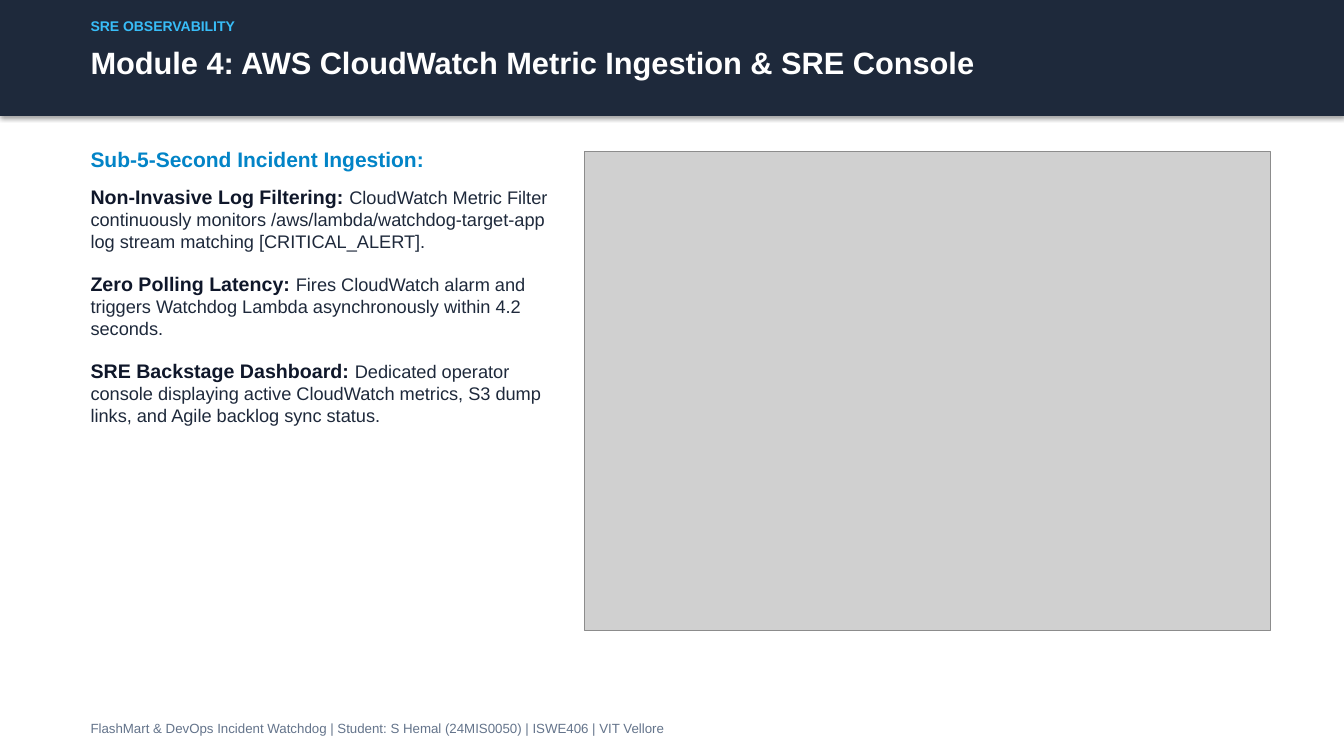
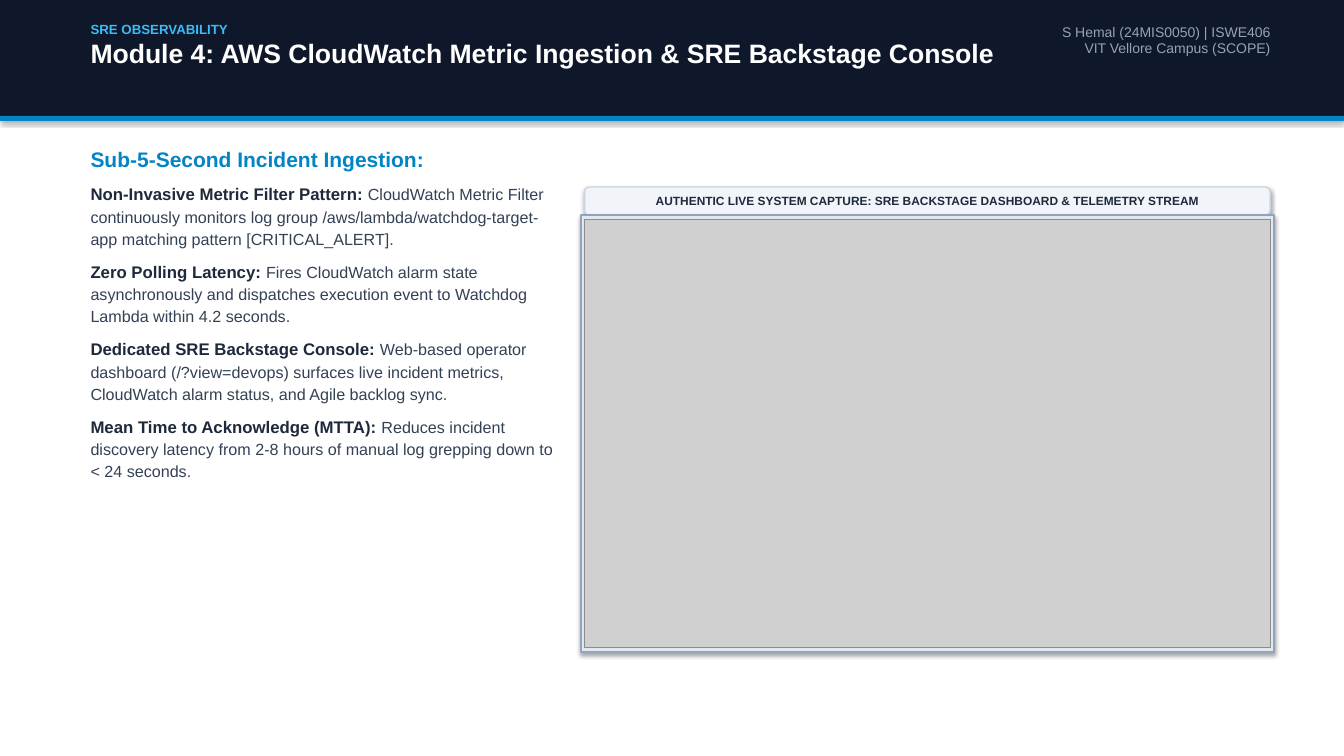
Before and after one commit to hemalexe/devopss-incident-watchdog, a slide deck: slide 9 of FlashMart_Incident_Watchdog_Application_Guide.pptx (slide 7 before the commit). Drawn at 1344x756 pixels with LibreOffice and Linux fonts; fonts in the diff are those of the drawing; grey boxes stand for pictures. Boxes give left, top, right and bottom in pixels: in the first picture for what was removed or moved away, otherwise in the second. Text is boxed around its words. In the diff, an @@ line names an element or a change of style, - is before the commit and + after.

Commit message:
feat(presentation): replace synthetic mockups with authentic outputs from AWS S3, GitHub, live app, and terminal

```diff
--- a/FlashMart_Incident_Watchdog_Application_Guide.pptx
+++ b/FlashMart_Incident_Watchdog_Application_Guide.pptx
@@ rectangle at [0,0,1344,116]: fill #1E293B to #0F172A @@
@@ text at [91,24,994,69]: text changed; size 22 to 19 pt @@
-Module 4: AWS CloudWatch Metric Ingestion & SRE Console
+SRE OBSERVABILITY
+Module 4: AWS CloudWatch Metric Ingestion & SRE Backstage Console
@@ text removed at [91,21,235,31] @@
-SRE OBSERVABILITY
@@ text at [1062,27,1270,56]: text changed; size 9.5 to 10 pt; text colour #64748B to #94A3B8 @@
-FlashMart & DevOps Incident Watchdog | Student: S Hemal (24MIS0050) | ISWE406 | VIT Vellore
+S Hemal (24MIS0050) | ISWE406
+VIT Vellore Campus (SCOPE)
@@ rectangle added at [0,116,1344,121], fill #0284C7 @@
@@ text at [91,188,552,477]: text changed; size 13 to 11.5 pt; text colour #1E293B to #334155 @@
-Non-Invasive Log Filtering: CloudWatch Metric Filter continuously monitors /aws/lambda/watchdog-target-app log stream matching [CRITICAL_ALERT].
-Zero Polling Latency: Fires CloudWatch alarm and triggers Watchdog Lambda asynchronously within 4.2 seconds.
-SRE Backstage Dashboard: Dedicated operator console displaying active CloudWatch metrics, S3 dump links, and Agile backlog sync status.
+Non-Invasive Metric Filter Pattern: CloudWatch Metric Filter continuously monitors log group /aws/lambda/watchdog-target-app matching pattern [CRITICAL_ALERT].
+Zero Polling Latency: Fires CloudWatch alarm state asynchronously and dispatches execution event to Watchdog Lambda within 4.2 seconds.
+Dedicated SRE Backstage Console: Web-based operator dashboard (/?view=devops) surfaces live incident metrics, CloudWatch alarm status, and Agile backlog sync.
+Mean Time to Acknowledge (MTTA): Reduces incident discovery latency from 2-8 hours of manual log grepping down to < 24 seconds.
@@ rounded rectangle added at [585,187,1270,215], fill #F1F5F9, outline #CBD5E1 1 pt, 8.5 pt, text #1E293B, bold @@
+AUTHENTIC LIVE SYSTEM CAPTURE: SRE BACKSTAGE DASHBOARD & TELEMETRY STREAM
@@ rectangle added at [581,215,1274,651], fill #E2E8F0, outline #94A3B8 1.5 pt @@
@@ picture: place and size @@
-picture at [585,151,1270,631]
+picture at [585,219,1270,647]
```
Also in this commit, not shown: 8 other slides changed, 7 slides added, 5 slides removed, 22 other files.
